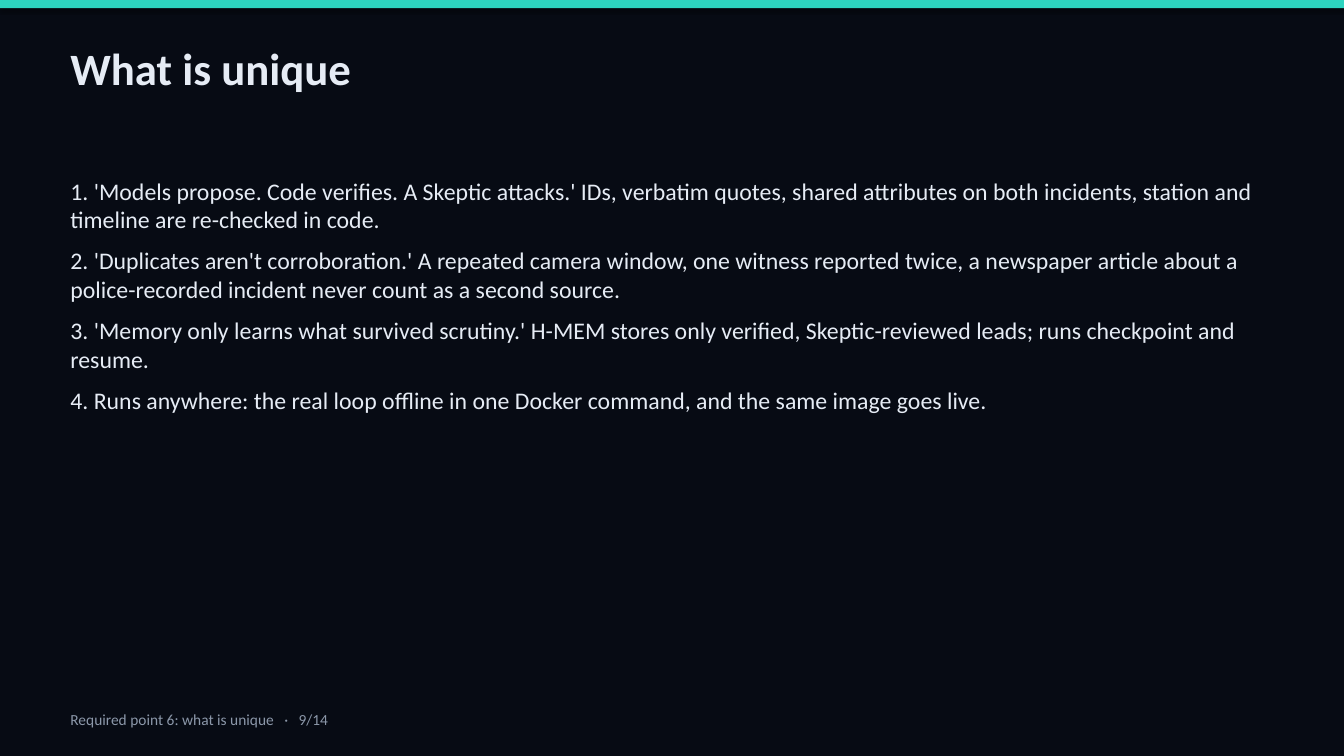
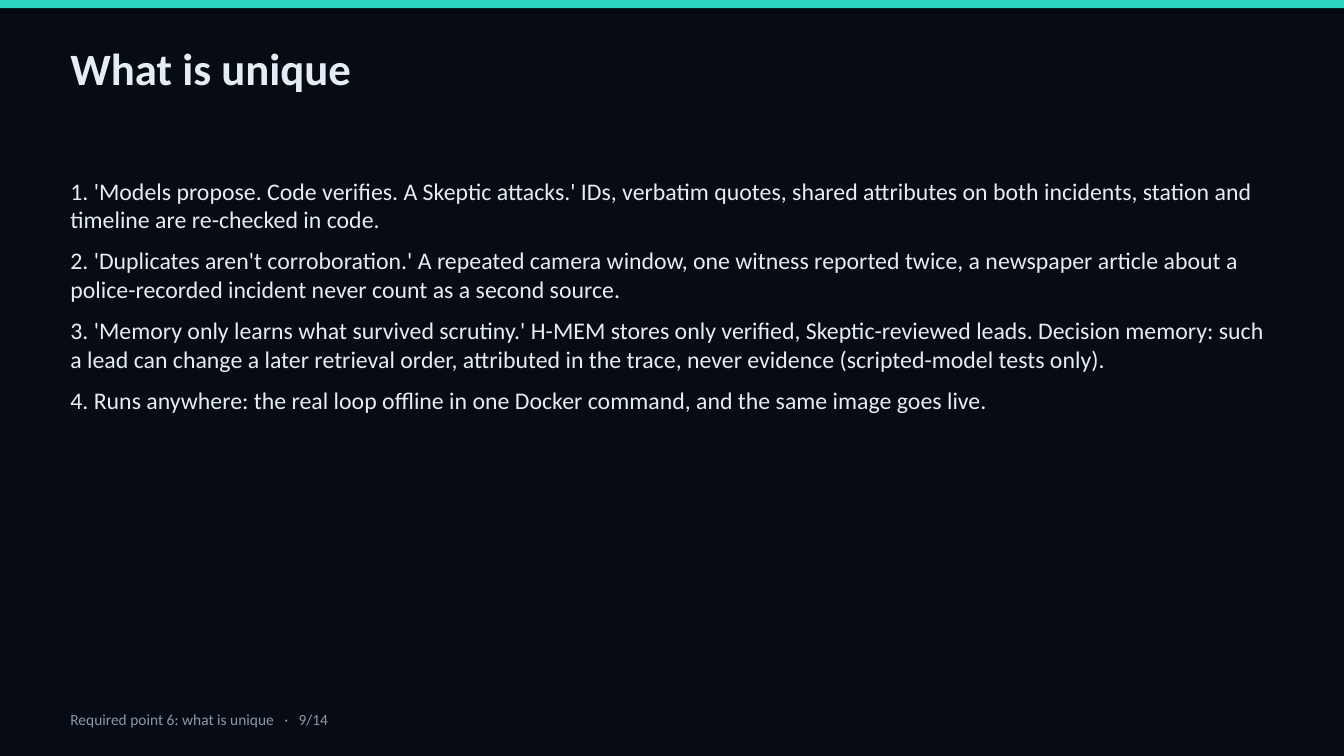
Before and after one commit to Yashasvi-Ranjan/Crime_intelligence, a slide deck: slide 9 of submission/media/AEGIS_Slide_Deck.pptx. Drawn at 1344x756 pixels with LibreOffice and Linux fonts; fonts in the diff are those of the drawing. Boxes give left, top, right and bottom in pixels: in the first picture for what was removed or moved away, otherwise in the second. Text is boxed around its words. In the diff, an @@ line names an element or a change of style, - is before the commit and + after.

```diff
--- a/submission/media/AEGIS_Slide_Deck.pptx
+++ b/submission/media/AEGIS_Slide_Deck.pptx
@@ text at (70, 322, 1263, 372): text changed @@
-3. 'Memory only learns what survived scrutiny.' H-MEM stores only verified, Skeptic-reviewed leads; runs checkpoint and resume.
+3. 'Memory only learns what survived scrutiny.' H-MEM stores only verified, Skeptic-reviewed leads. Decision memory: such a lead can change a later retrieval order, attributed in the trace, never evidence (scripted-model tests only).
```
Also in this commit, not shown: 5 other slides changed, 1 other file.
